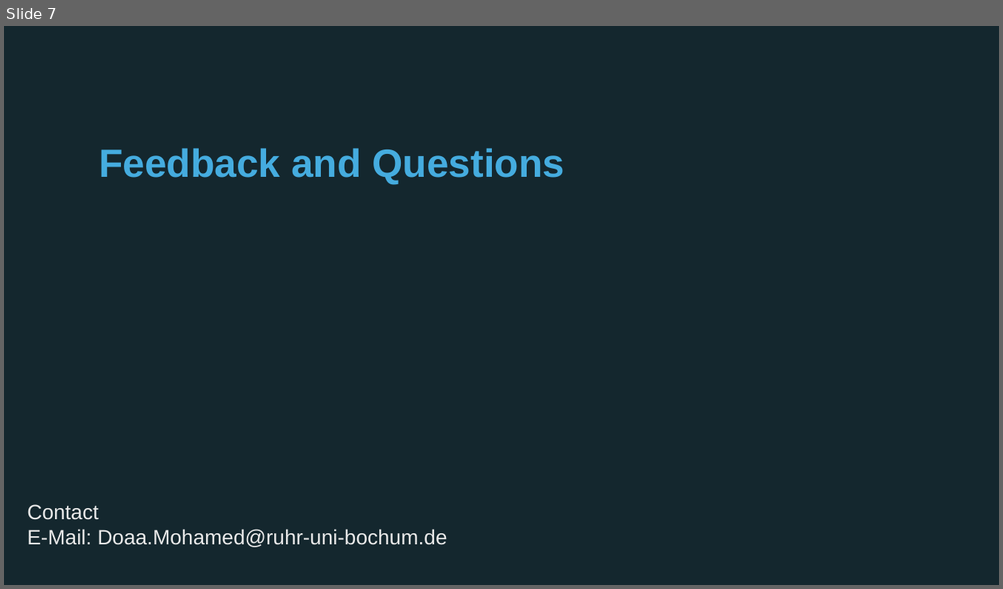
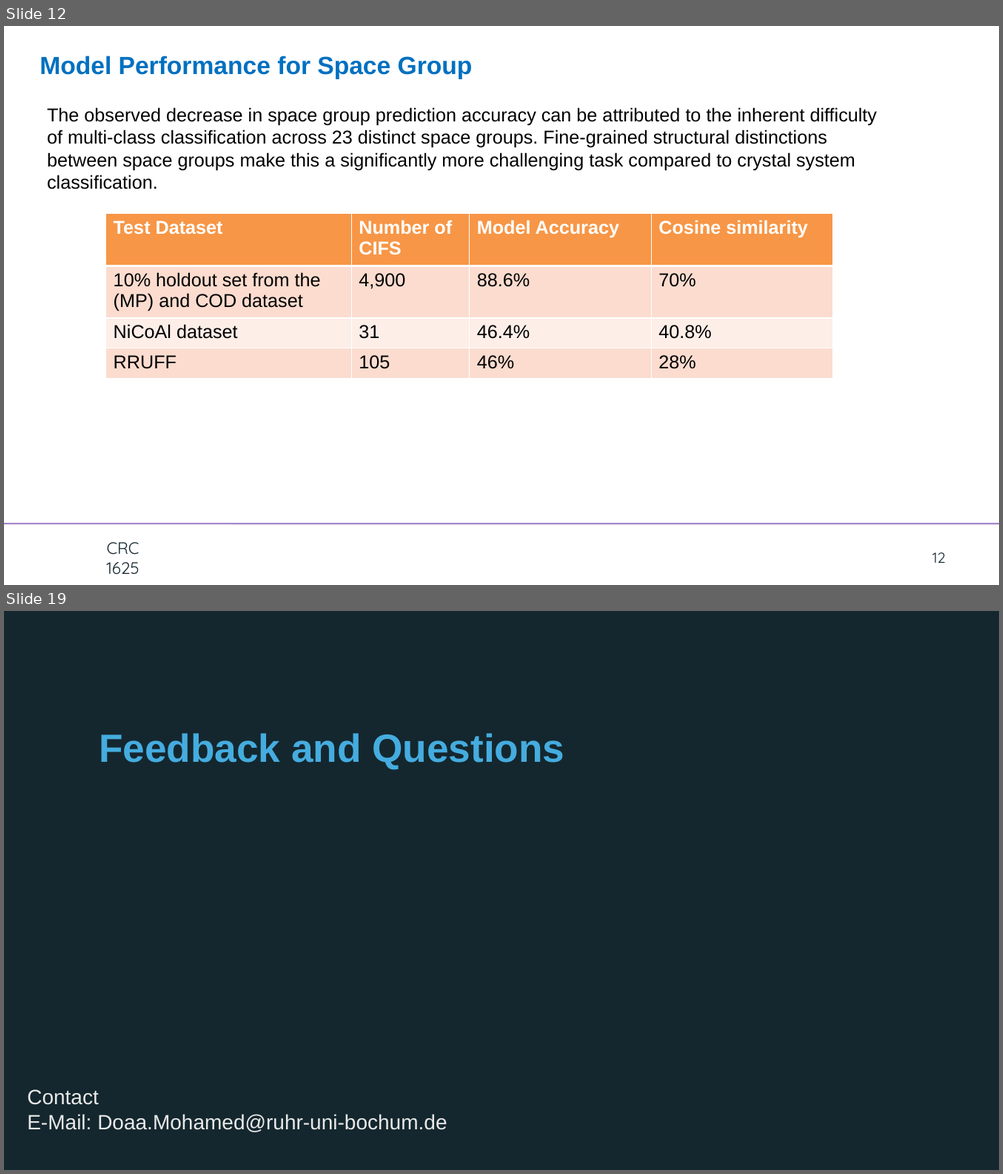
Before and after one commit to doaa1012/virtual_electrochemist, a slide deck: Meeting.pptx. Shown one above the other, each under a label of ours: slide 7 before the commit, slides 12 and 19 after it; the slides between them are not shown. The pictures are 1003x589 and 1003x1174 pixels, drawn with LibreOffice and Linux fonts; fonts in the diff are those of the drawing; background and template pictures are left out. Boxes give left, top, right and bottom in pixels: in the first picture for what was removed or moved away, otherwise in the second. Text is boxed around its words. In the diff, an @@ line names an element or a change of style, - is before the commit and + after.

```diff
--- a/Meeting.pptx
+++ b/Meeting.pptx
@@ slide 12 added at [4,26,999,585], background #FFFFFF; not listed: 1 template element that a slide beside it also shows @@
@@ text added at [40,56,472,79], 24 pt, text #0070C0, bold @@
+Model Performance for Space Group
@@ text added at [47,107,877,190], 18 pt, text #000000 @@
+The observed decrease in space group prediction accuracy can be attributed to the inherent difficulty of multi-class classification across 23 distinct space groups. Fine-grained structural distinctions between space groups make this a significantly more challenging task compared to crystal system classification.
@@ table added at [106,214,834,379], 4 rows, 4 columns @@
+Test Dataset | Number of CIFS | Model Accuracy | Cosine similarity
+10% holdout set from the (MP) and COD dataset | 4,900 | 88.6% | 70%
+NiCoAl dataset | 31 | 46.4% | 40.8%
+RRUFF | 105 | 46% | 28%
@@ text added at [106,543,139,574], 16 pt, text #14272E @@
+CRC
+1625
@@ page number added at [932,553,945,563], 14 pt, text #14272E @@
+12
@@ what was slide 7 is now slide 19 @@
```
Also in this commit, not shown: 11 other slides added, 37 other files.
